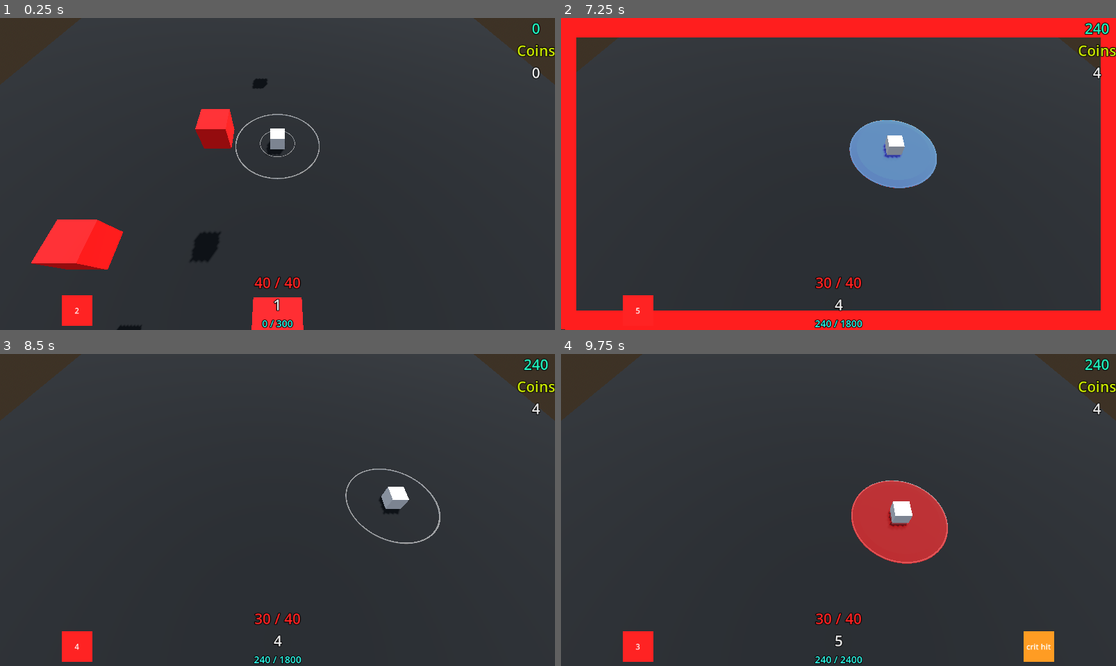
Above: before the commit, frames 1-4 (two rows, left to right).
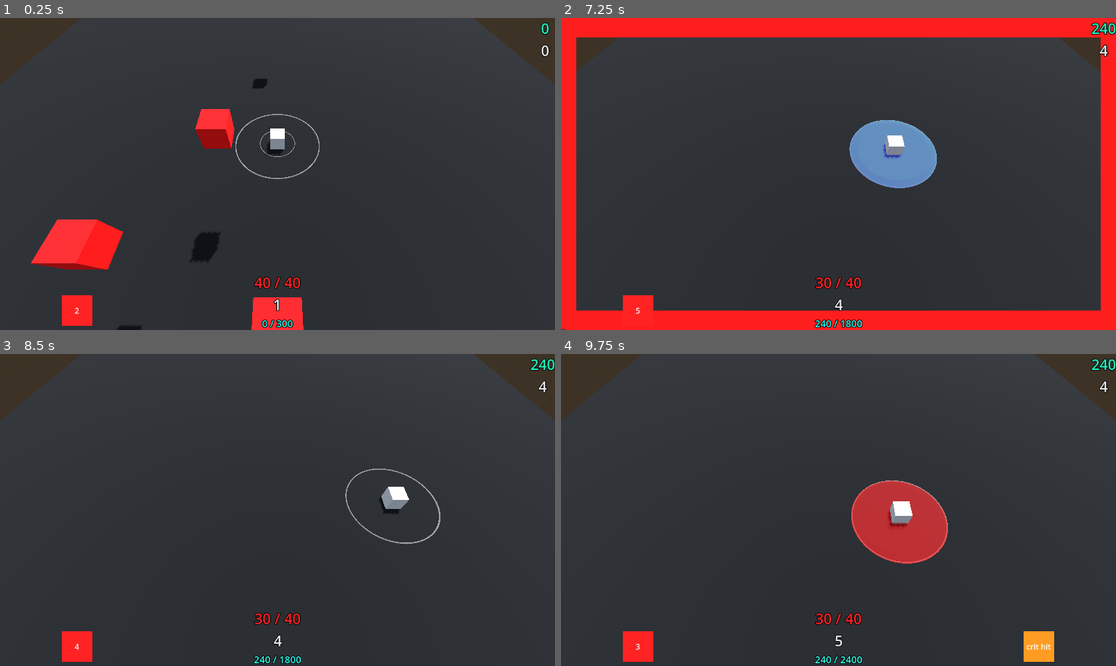
Above: after the commit, the same moments.

Repository: KamPit0605/gdc-project--dice-challenge
Game: Godot game, scene res://Scenes/prototype.tscn
Same seed, same stepped clock (60 frames per second), same inputs: the game is played once before the commit and once after it.
Inputs (mouse positions are in pixels of both pictures, inside the frame that each line leads up to):
- Up to frame 1 (0.25 s): no input
- Up to frame 2 (7.25 s): tap Enter (ui_accept) at 0.5, 0.77, 1.52, 3.02, 3.77, 4.52, 6.02, 6.77 s; move the mouse to (960, 158) at 0.52 s; hold D (Move_Right) 0.53-1.28 s; click (960, 158) at 0.6 s; move the mouse to (727, 189) at 1.27 s; hold S (Move_Backward) 1.28-2.03 s; tap Z (Auto_Attack) at 1.35, 3.6, 5.85 s; move the mouse to (894, 105) at 2.02 s; hold D (Move_Right) 2.03-2.78 s; tap L (Level Up) at 2.1, 4.35, 6.6 s; move the mouse to (810, 236) at 2.77 s; hold W (Move_Forward) 2.78-3.53 s; click (810, 236) at 2.85 s; move the mouse to (1005, 220) at 3.52 s; hold A (Move_Left) 3.53-5.03 s; move the mouse to (672, 127) at 4.27 s; move the mouse to (866, 174) at 5.02 s; hold S (Move_Backward) 5.03-5.78 s; click (866, 174) at 5.1 s; move the mouse to (755, 96) at 5.77 s; hold D (Move_Right) 5.78-6.53 s; move the mouse to (960, 158) at 6.52 s; hold W (Move_Forward) from 6.53 s (still down)
- Up to frame 3 (8.5 s): move the mouse to (166, 525) at 7.27 s; release W (Move_Forward) at 7.28 s; hold D (Move_Right) 7.28-8.03 s; click (166, 525) at 7.35 s; tap Enter (ui_accept) at 7.52 s; move the mouse to (333, 441) at 8.02 s; hold S (Move_Backward) from 8.03 s (still down); tap Z (Auto_Attack) at 8.1 s
- Up to frame 4 (9.75 s): move the mouse to (810, 572) at 8.77 s; release S (Move_Backward) at 8.78 s; hold A (Move_Left) 8.78-9.53 s; tap L (Level Up) at 8.85 s; tap Enter (ui_accept) at 9.02 s; move the mouse to (1005, 556) at 9.52 s; hold W (Move_Forward) from 9.53 s (still down); click (1005, 556) at 9.6 s

The runs differ from the first frame. In frame 1, 0.3% of the frame differs, in the area x 93-100%, y 1-20%; in frame 2, 0.4%; in frame 3, 0.4%; in frame 4, 0.4%.

Commit message:
2026-3-28 | HUGE DICE Implemented
Huge Dice has now been implemented (correctly)
   - Cooldown after dealing damage is extended compared to other enemies
   - Contains the "BossEnemy" global group
   - Spawns after Big Dice spawned 3 times (EnemySpawning.gd)

 *the reason for the issue before happened when duplicating the Big Dice script and scene. This project wouldn't continue if I didn't had a git backup...

Diff:
--- a/Characters/Enemy/enemy_huge_dice.tscn
+++ b/Characters/Enemy/enemy_huge_dice.tscn
@@ -1,6 +1,6 @@
 [gd_scene format=3 uid="uid://np1s8332f1a4"]
 
-[ext_resource type="Script" uid="uid://7pdjkuaqua56" path="res://Scripts/Enemy/enemy_big_dice.gd" id="1_t3ne1"]
+[ext_resource type="Script" uid="uid://bv4irr41vh5fj" path="res://Scripts/Enemy/enemy_huge_dice.gd" id="1_t3ne1"]
 
 [sub_resource type="BoxShape3D" id="BoxShape3D_w0rp6"]
 size = Vector3(3, 3, 3)
@@ -9,7 +9,7 @@
 size = Vector3(3, 3, 3)
 
 [sub_resource type="StandardMaterial3D" id="StandardMaterial3D_fowbw"]
-albedo_color = Color(0.2627451, 0, 0.05882353, 1)
+albedo_color = Color(0.25882354, 0, 0.1764706, 1)
 
 [sub_resource type="BoxShape3D" id="BoxShape3D_wwsqc"]
 size = Vector3(1.05, 1.05, 1.05)
@@ -34,7 +34,7 @@
 wait_time = 0.1
 
 [node name="DamageLabel" type="Label3D" parent="." unique_id=502174633]
-transform = Transform3D(1.505, 0, 0, 0, 0.96739537, 1.1528969, 0, -1.1528969, 0.96739537, 0, 1, 0)
+transform = Transform3D(1.505, 0, 0, 0, 0.96739537, 1.1528969, 0, -1.1528969, 0.96739537, 0, 2, 0)
 visible = false
 modulate = Color(1, 0.47168958, 0.38229927, 1)
 text = "asdfsaefsadf"
--- a/Scenes/Systems/EnemySpawner.tscn
+++ b/Scenes/Systems/EnemySpawner.tscn
@@ -4,12 +4,14 @@
 [ext_resource type="PackedScene" uid="uid://djs3rameploj" path="res://Characters/Enemy/enemy_low_dice.tscn" id="2_aoe3b"]
 [ext_resource type="PackedScene" uid="uid://dos88ftpsxo1b" path="res://Characters/Enemy/enemy_strong_dice.tscn" id="3_x13wn"]
 [ext_resource type="PackedScene" uid="uid://8mqndqcu3plk" path="res://Characters/Enemy/enemy_big_dice.tscn" id="4_87pay"]
+[ext_resource type="PackedScene" uid="uid://np1s8332f1a4" path="res://Characters/Enemy/enemy_huge_dice.tscn" id="5_nqxk1"]
 
 [node name="Enemy Spawner" type="Node3D" unique_id=1095715711]
 script = ExtResource("1_up1wc")
 EnemyLowLevel = ExtResource("2_aoe3b")
 EnemyStrongLevel = ExtResource("3_x13wn")
 EnemyBigLevel = ExtResource("4_87pay")
+EnemyHugeLevel = ExtResource("5_nqxk1")
 
 [node name="SpawnerCooldown" type="Timer" parent="." unique_id=1614421818]
 wait_time = 10.0
--- a/Scripts/Enemy/EnemySpawning.gd
+++ b/Scripts/Enemy/EnemySpawning.gd
@@ -5,6 +5,7 @@
 @export var EnemyLowLevel: PackedScene
 @export var EnemyStrongLevel: PackedScene
 @export var EnemyBigLevel: PackedScene
+@export var EnemyHugeLevel: PackedScene
 @export var targetPlayer: Node3D
 
 @export var TopPositionMarker: Node3D
@@ -17,6 +18,7 @@
 
 var RoundsSpawn: int #how many times the enemies spawned
 var _10RoundsSpawn: int #every 10 rounds...
+var _10RoundCount: int
 var SpawnRNG: int #the chance for different enemies
 
 var SpawnPosition: int
@@ -68,6 +70,10 @@
 	if _10RoundsSpawn == 10:
 		_instancing(EnemyBigLevel)
 		_10RoundsSpawn = 0
+		_10RoundCount += 1
+	if _10RoundCount == 3:
+		_instancing(EnemyHugeLevel)
+		_10RoundCount = 0
 
 
 func _on_spawner_cooldown_timeout():
--- a/Scripts/Enemy/enemy_huge_dice.gd
+++ b/Scripts/Enemy/enemy_huge_dice.gd
@@ -13,13 +13,13 @@
 var DamageCooldownF: float = 0.5
 
 #--XP--
-var XP: int = 720
+var XP: int = 750
 
 #--MOVEMENT--
 var SPEED = 2.0
 
 #--HEALTH--
-var Health: float = 300
+var Health: float = 350
 
 #--critical DAMAGE--
 var CRIT: int = 1
--- a/Scripts/Player/player_dice.gd
+++ b/Scripts/Player/player_dice.gd
@@ -239,6 +239,8 @@
 			Damage = 15
 		if (area.is_in_group("BigEnemy")):
 			Damage = 45
+		if (area.is_in_group("BossEnemy")):
+			Damage = 75
 		GlobalPlayerScript.DamageTaken = true
 		TakingDamage()
 
--- a/UI/ui.tscn
+++ b/UI/ui.tscn
@@ -283,6 +283,7 @@
 label_settings = SubResource("LabelSettings_e6gg6")
 
 [node name="CoinsUI" type="BoxContainer" parent="XPCoinsKills" unique_id=359472514]
+visible = false
 layout_mode = 2
 size_flags_horizontal = 4
 
